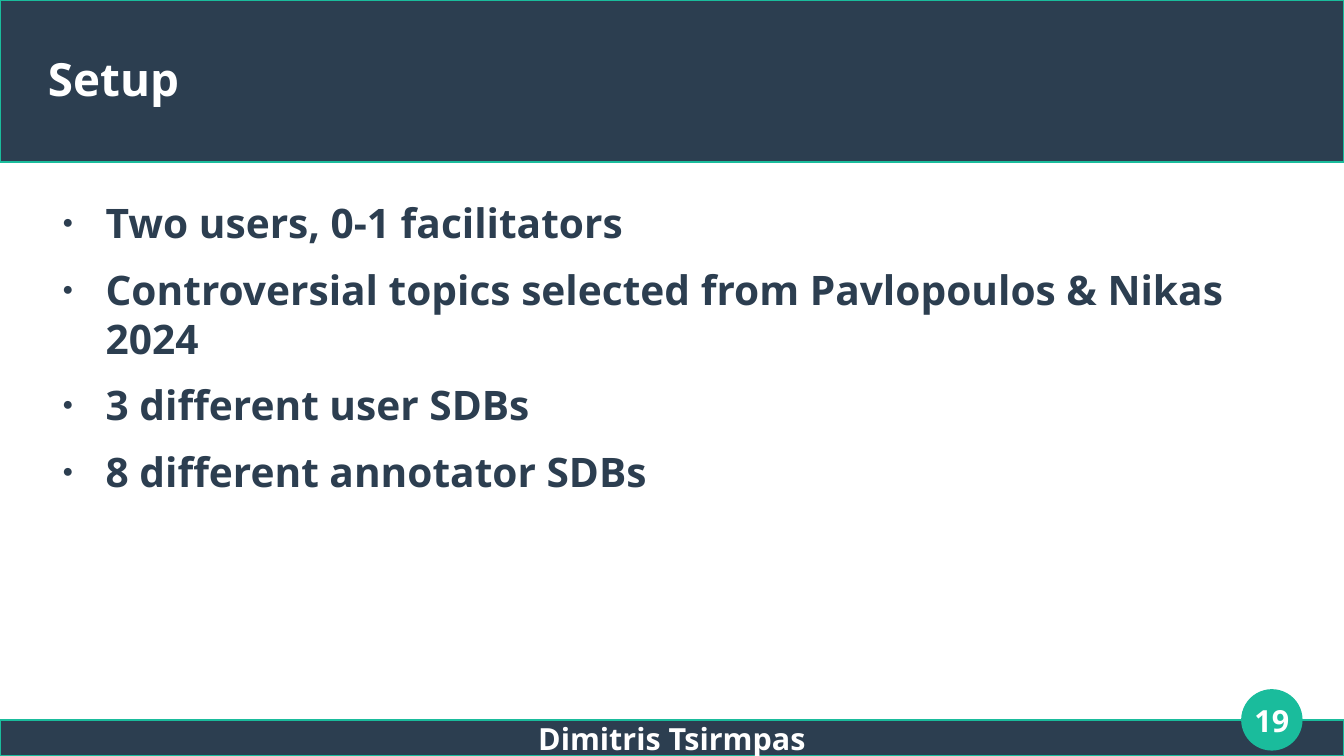
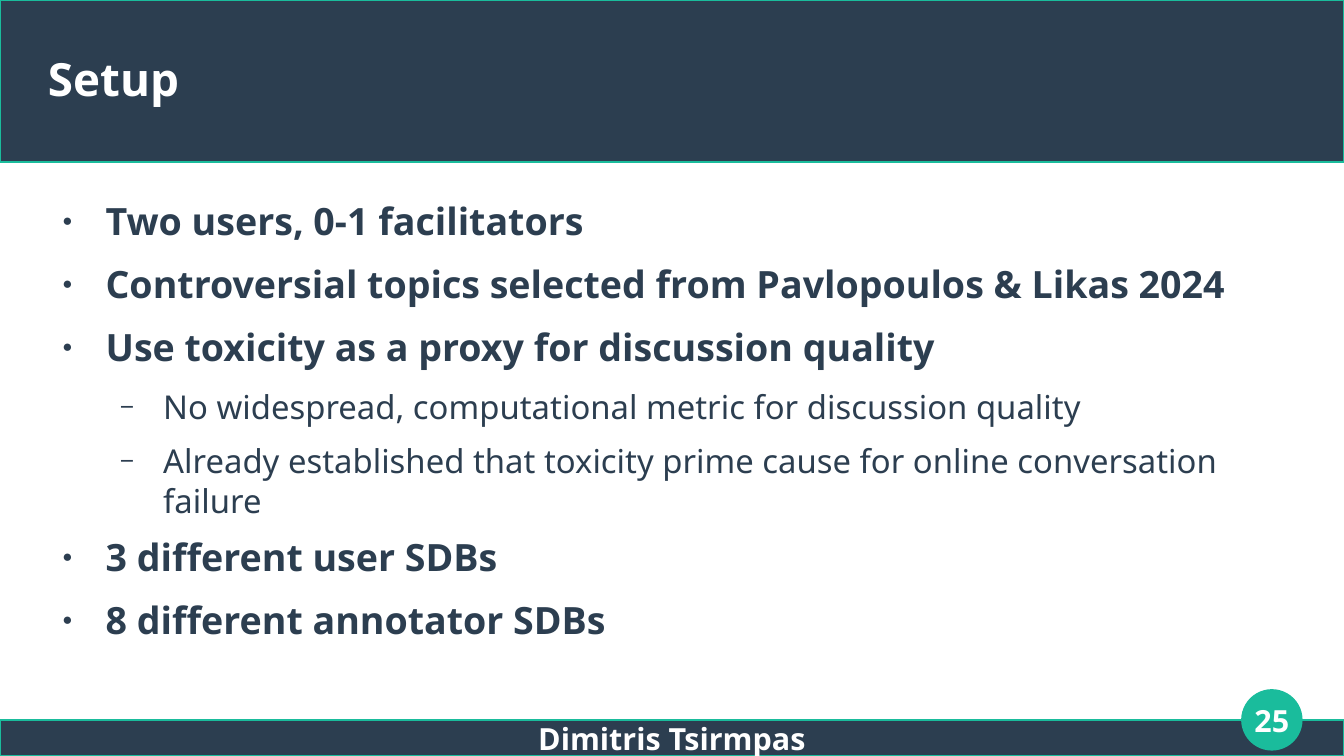
Before and after one commit to dimits-ts/llm_moderation_research, a slide deck: slide 25 of presentations/thesis.odp (slide 19 before the commit). Drawn at 1344x756 pixels with LibreOffice and Linux fonts; fonts in the diff are those of the drawing. Boxes give left, top, right and bottom in pixels: in the first picture for what was removed or moved away, otherwise in the second. Text is boxed around its words. In the diff, an @@ line names an element or a change of style, - is before the commit and + after.

```diff
--- a/presentations/thesis.odp
+++ b/presentations/thesis.odp
@@ text at bbox=[106, 206, 605, 635]: size 24 to 22.2 pt in "Two users, 0-1 facilitators", "3 different user SDBs", "8 different annotator SDBs" @@
@@ text at bbox=[106, 269, 1225, 514]: text changed; size 24 to 19.4 pt; bold off @@
-● Controversial topics selected from Pavlopoulos & Nikas 2024
+● Controversial topics selected from Pavlopoulos & Likas 2024
+● Use toxicity as a proxy for discussion quality
+  − No widespread, computational metric for discussion quality
+  − Already established that toxicity prime cause for online conversation failure
@@ page number at bbox=[1254, 710, 1289, 733]: text changed @@
-19
+25
```
Also in this commit, not shown: 13 other slides changed, 7 slides added, 1 slide removed.
